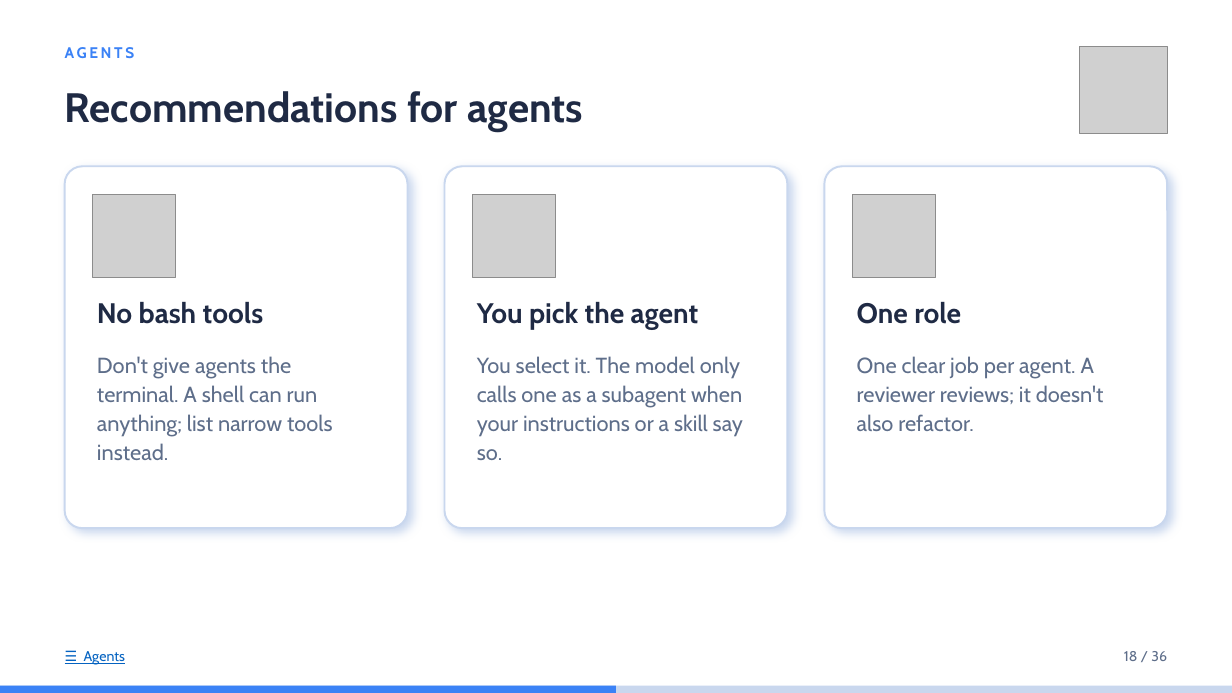
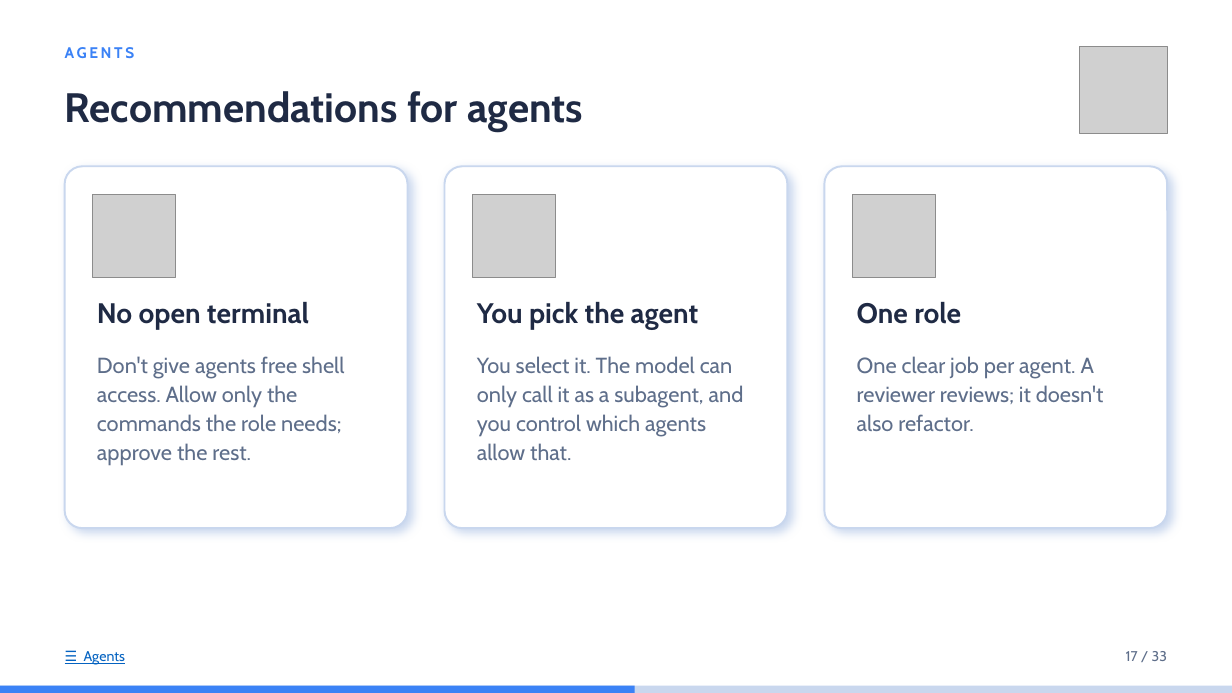
Before and after one commit to idoudist/ai-toolbox-presentation, a slide deck: slide 17 of hello-skills.pptx. Drawn at 1232x693 pixels with LibreOffice and Linux fonts; fonts in the diff are those of the drawing; grey boxes stand for pictures. Boxes give left, top, right and bottom in pixels: in the first picture for what was removed or moved away, otherwise in the second. Text is boxed around its words. In the diff, an @@ line names an element or a change of style, - is before the commit and + after.

```diff
--- a/hello-skills.pptx
+++ b/hello-skills.pptx
@@ text at (97, 302, 309, 330): text changed @@
-No bash tools
+No open terminal
@@ text at (97, 356, 344, 466): text changed @@
-Don't give agents the terminal. A shell can run anything; list narrow tools instead.
+Don't give agents free shell access. Allow only the commands the role needs; approve the rest.
@@ text at (477, 356, 744, 460): text changed @@
-You select it. The model only calls one as a subagent when your instructions or a skill say so.
+You select it. The model can only call it as a subagent, and you control which agents allow that.
@@ text at (1126, 651, 1167, 661): text changed @@
-18 / 36
+17 / 33
@@ rectangle: place and size @@
-rectangle at (0, 686, 616, 693)
+rectangle at (0, 686, 635, 693)
```
Also in this commit, not shown: 28 other slides changed.
